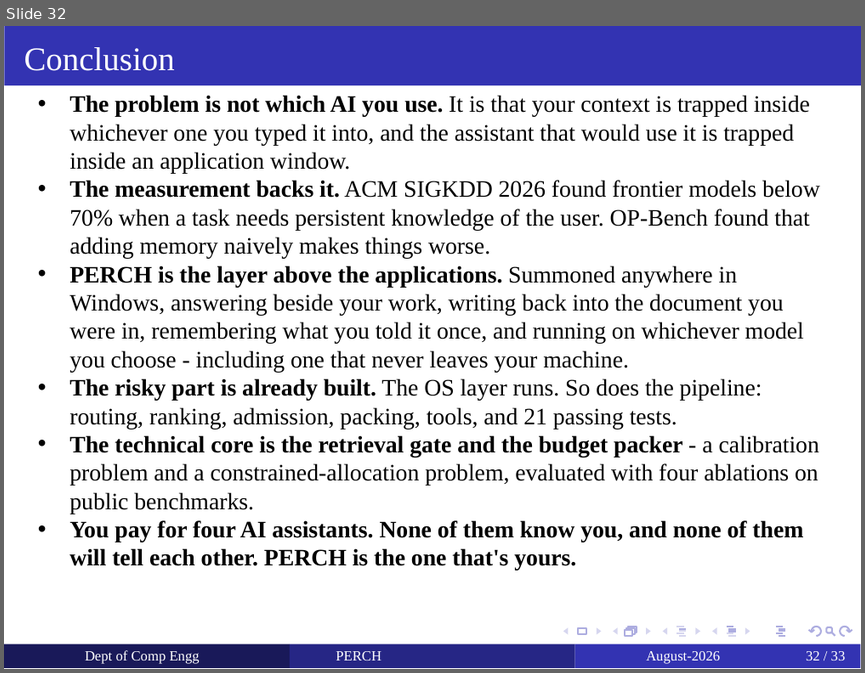
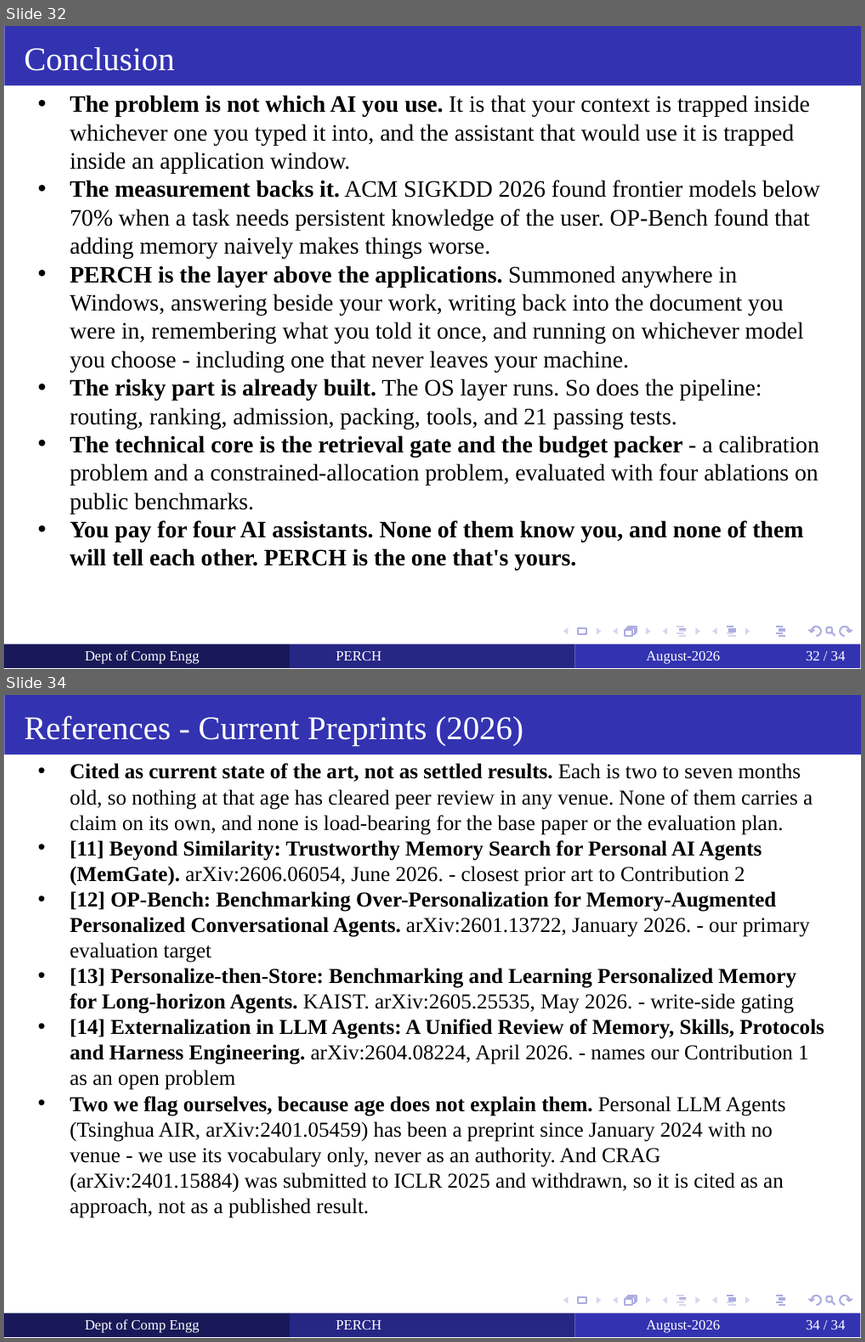
Before and after one commit to yashdoke7/perch, a slide deck: docs/PERCH_Project_Review.pptx. Shown one above the other, each under a label of ours: slide 32 before the commit, slides 32 and 34 after it; the slides between them are not shown. The pictures are 865x673 and 865x1342 pixels, drawn with LibreOffice and Linux fonts; fonts in the diff are those of the drawing. Boxes give left, top, right and bottom in pixels: in the first picture for what was removed or moved away, otherwise in the second. Text is boxed around its words. In the diff, an @@ line names an element or a change of style, - is before the commit and + after.

```diff
--- a/docs/PERCH_Project_Review.pptx
+++ b/docs/PERCH_Project_Review.pptx
@@ slide 34 added at bbox=[4, 695, 861, 1338], background #FFFFFF; not listed: 15 template elements that a slide beside it also shows @@
@@ freeform shape added at bbox=[4, 695, 861, 755], fill #3333B2 @@
@@ text added at bbox=[24, 715, 523, 746], 14 pt, text #FFFFFF @@
+References - Current Preprints (2026)
@@ text added at bbox=[69, 763, 823, 1219], 9 pt, text #000000 @@
+  • Cited as current state of the art, not as settled results. Each is two to seven months old, so nothing at that age has cleared peer review in any venue. None of them carries a claim on its own, and none is load-bearing for the base paper or the evaluation plan.
+  • [11] Beyond Similarity: Trustworthy Memory Search for Personal AI Agents (MemGate). arXiv:2606.06054, June 2026. - closest prior art to Contribution 2
+  • [12] OP-Bench: Benchmarking Over-Personalization for Memory-Augmented Personalized Conversational Agents. arXiv:2601.13722, January 2026. - our primary evaluation target
+  • [13] Personalize-then-Store: Benchmarking and Learning Personalized Memory for Long-horizon Agents. KAIST. arXiv:2605.25535, May 2026. - write-side gating
+  • [14] Externalization in LLM Agents: A Unified Review of Memory, Skills, Protocols and Harness Engineering. arXiv:2604.08224, April 2026. - names our Contribution 1 as an open problem
+  • Two we flag ourselves, because age does not explain them. Personal LLM Agents (Tsinghua AIR, arXiv:2401.05459) has been a preprint since January 2024 with no venue - we use its vocabulary only, never as an authority. And CRAG (arXiv:2401.15884) was submitted to ICLR 2025 and withdrawn, so it is cited as an approach, not as a published result.
@@ freeform shape added at bbox=[4, 1314, 290, 1338], fill #191959 @@
@@ text added at bbox=[85, 1320, 200, 1333], 6 pt, text #FFFFFF @@
+Dept of Comp Engg
@@ freeform shape added at bbox=[290, 1314, 575, 1338], fill #262685 @@
@@ text added at bbox=[336, 1321, 381, 1330], 6 pt, text #FFFFFF @@
+PERCH
@@ freeform shape added at bbox=[575, 1314, 861, 1338], fill #3333B2 @@
@@ text added at bbox=[646, 1321, 720, 1333], 6 pt, text #FFFFFF @@
+August-2026
@@ page number added at bbox=[806, 1321, 846, 1330], 6 pt, text #FFFFFF @@
+34 / 34
@@ page number at bbox=[806, 652, 846, 661]: text changed @@
-32 / 33
+32 / 34
```
Also in this commit, not shown: 2 slides changed, 5 other files.
